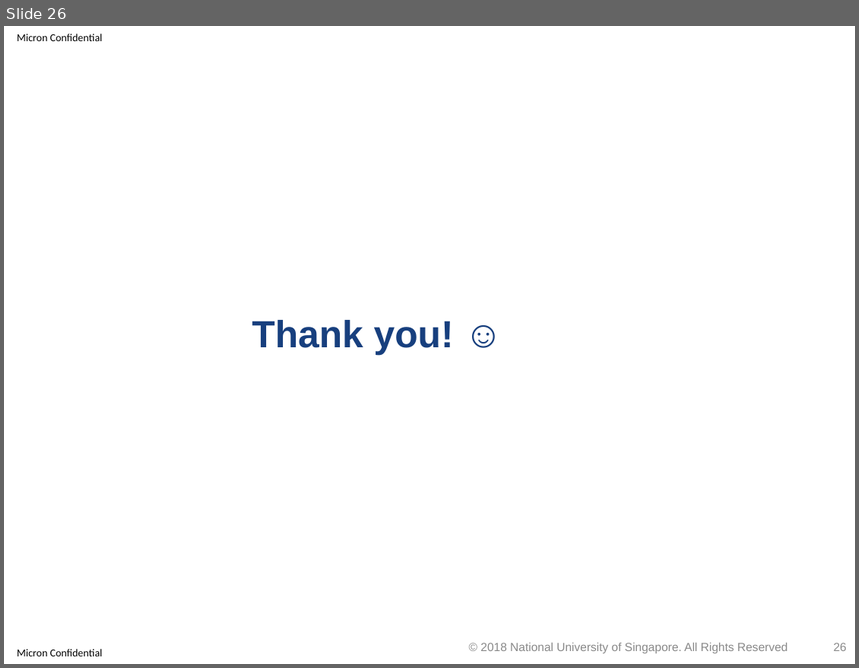
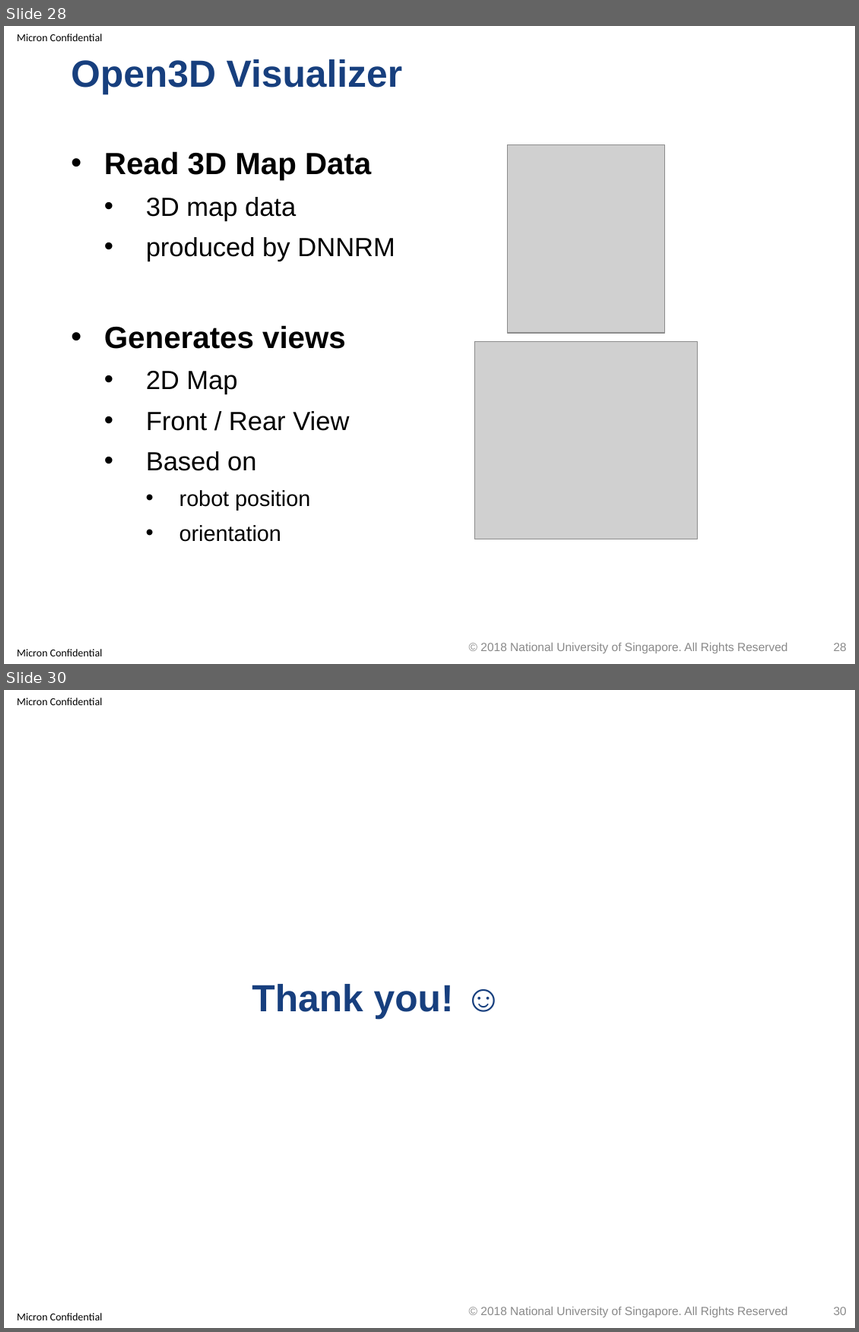
Before and after one commit to optimusium/3dscan, a slide deck: PracticeModule_Presentation.pptx. Shown one above the other, each under a label of ours: slide 26 before the commit, slides 28 and 30 after it; the slides between them are not shown. The pictures are 859x668 and 859x1332 pixels, drawn with LibreOffice and Linux fonts; fonts in the diff are those of the drawing; grey boxes stand for pictures; background and template pictures are left out. Boxes give left, top, right and bottom in pixels: in the first picture for what was removed or moved away, otherwise in the second. Text is boxed around its words. In the diff, an @@ line names an element or a change of style, - is before the commit and + after.

```diff
--- a/PracticeModule_Presentation.pptx
+++ b/PracticeModule_Presentation.pptx
@@ slide 28 added at (4, 26, 855, 664), background #FFFFFF; not listed: 2 template elements that a slide beside it also shows @@
@@ title added at (71, 59, 402, 94), 32 pt, text #173F7E, bold @@
+Open3D Visualizer
@@ text added at (104, 151, 395, 542), 22.2 pt, text #000000 @@
+• Read 3D Map Data
+  • 3D map data
+  • produced by DNNRM
+• Generates views
+  • 2D Map
+  • Front / Rear View
+  • Based on
+    • robot position
+    • orientation
@@ picture added at (507, 145, 664, 333) @@
@@ picture added at (474, 342, 698, 539) @@
@@ text added at (481, 643, 788, 654), 10 pt, text #898989 @@
+© 2018 National University of Singapore. All Rights Reserved
@@ page number added at (834, 643, 847, 651), 10 pt, text #8C8C8C @@
+28
@@ what was slide 26 is now slide 30 @@
@@ page number at (834, 1307, 847, 1315): text changed @@
-26
+30
```
Also in this commit, not shown: 3 other slides added, 1 other file.
